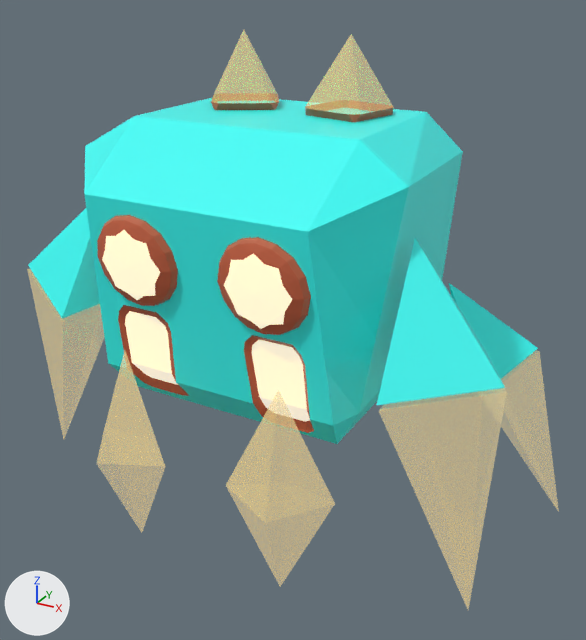
Two versions of the COLLADA model assets/models/enemies/crab.dae, one commit apart.
Camera for both pictures: a 50 mm lens placed at (1.71, -2.92, 2.19), pointed at (0.14, -0.07, 0.77). Arrows for +X, +Y and +Z are at lower left; the lights stay in place. Where no turn or scale is listed for an object, it has been applied to the vertices.
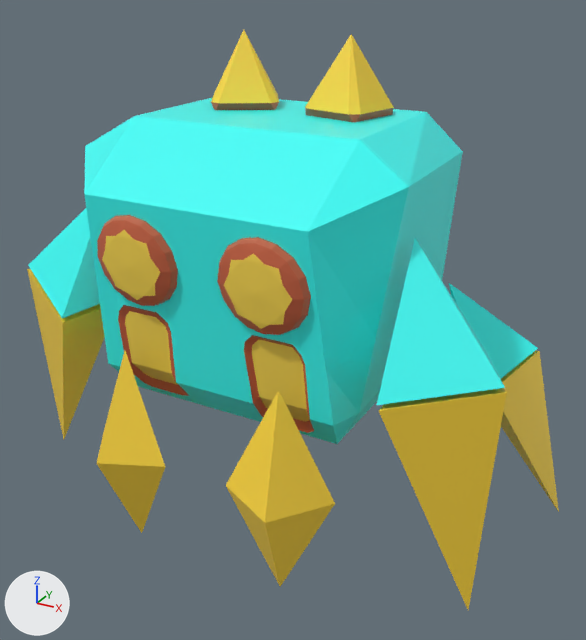
The newer file is also turned or shifted as a whole; pictures and numbers use the older file's frame.

Changed parts and their boxes [x1, y1, x2, y2] in the pictures (586 x 640 px):
'Cube_002', recoloured, surface changed
    both: [27, 30, 559, 610]

Patch to the scene script:
```diff
--- a/assets/models/enemies/crab.dae.py
+++ b/assets/models/enemies/crab.dae.py
@@ mat_material_005 @@
 mat_material_005.roughness = 0.44
-mat_material_005.emission_color = (0.6, 0.6, 0.6)  # light grey #cbcbcb
-mat_material_005.emission_strength = 1.0
@@ mat_material_011 @@
 mat_material_011.roughness = 0.44
-mat_material_011.alpha = 0.344
-mat_material_011.emission_color = (0.26, 0.26, 0.26)  # grey #8b8b8b
-mat_material_011.emission_strength = 1.0
@@ mat_material_016 @@
 mat_material_016.roughness = 0.44
-mat_material_016.alpha = 0.344
-mat_material_016.emission_color = (0.26, 0.26, 0.26)  # grey #8b8b8b
-mat_material_016.emission_strength = 1.0
```
